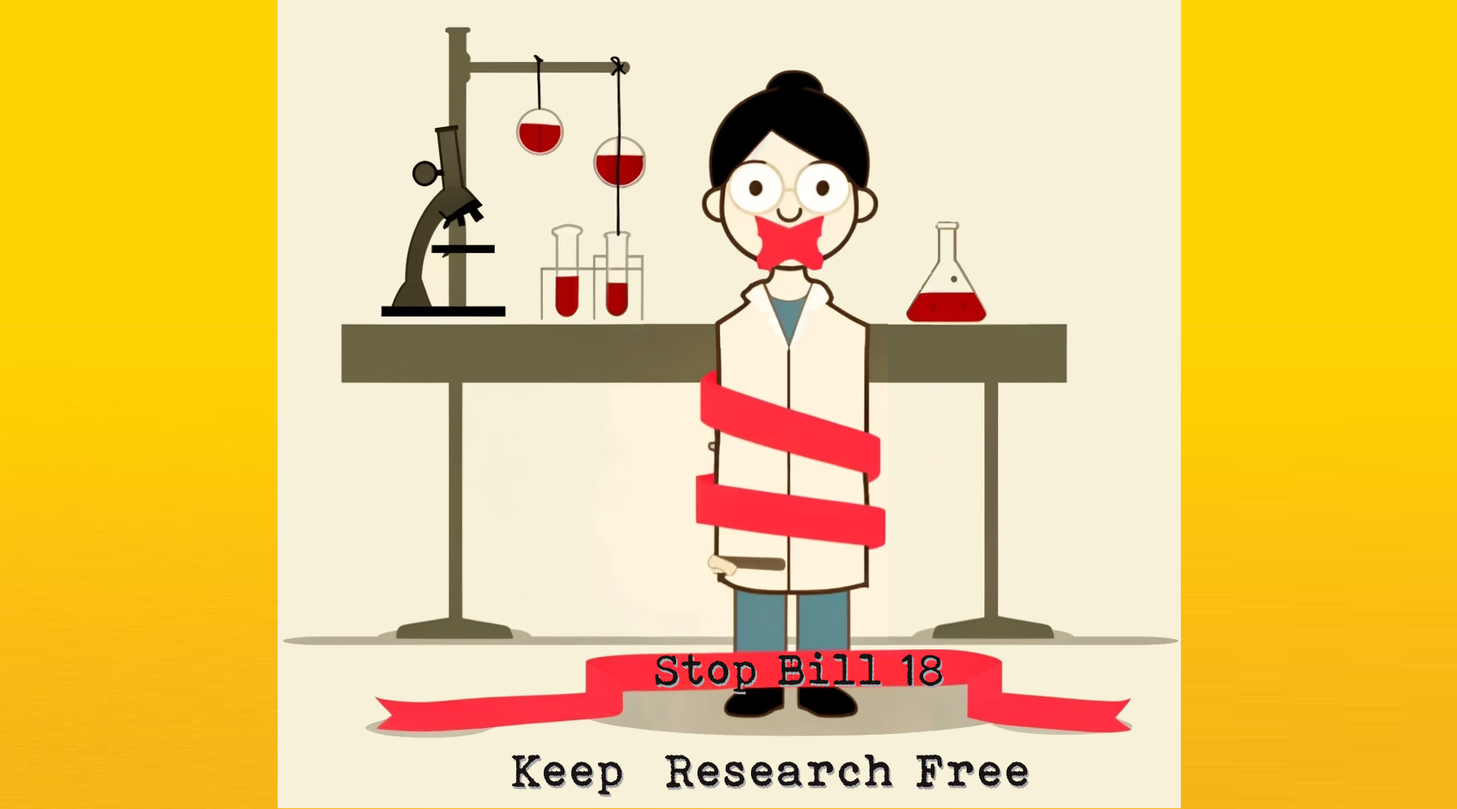
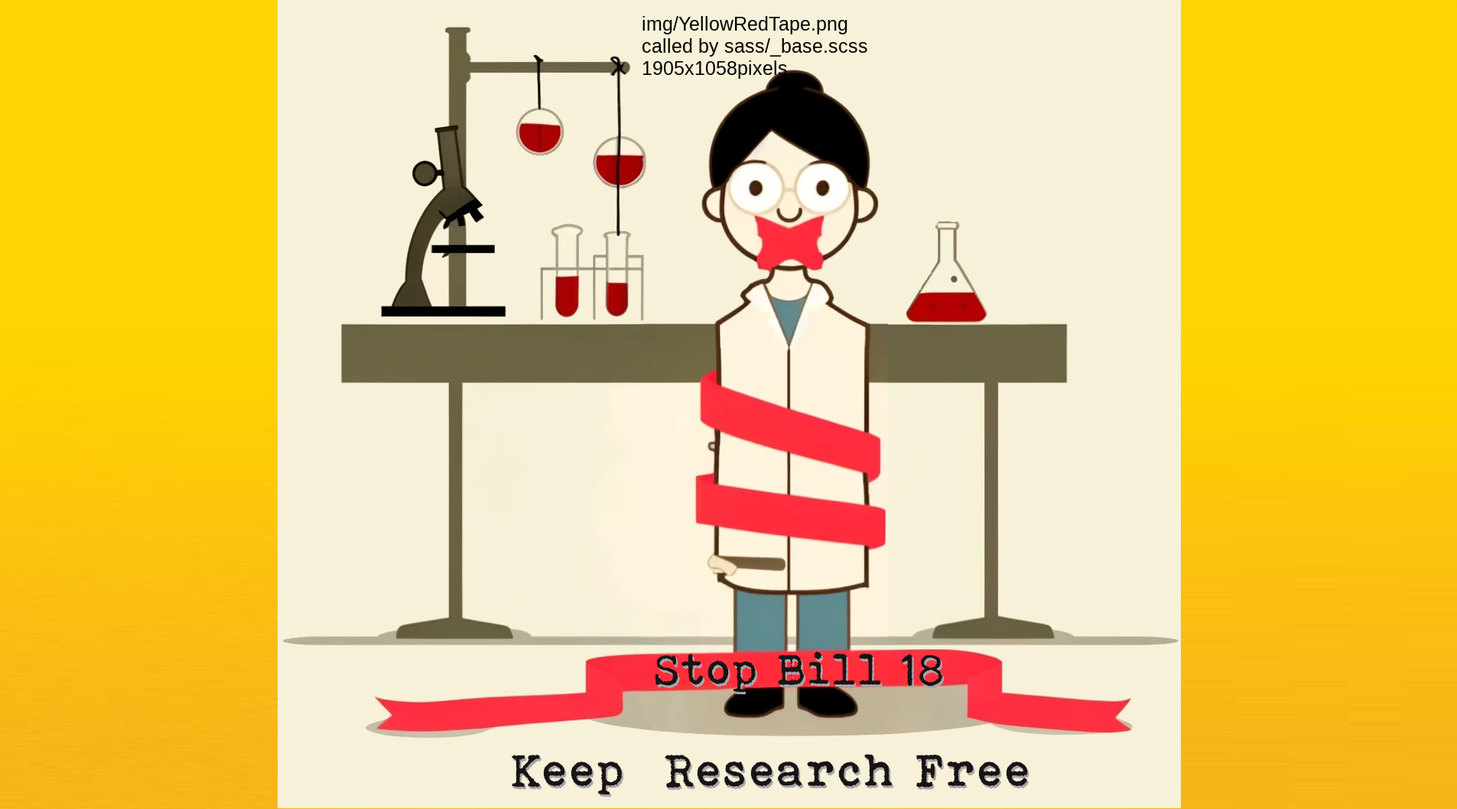
The second 1457 × 809 image is a revision of the first. Changes to its layers:
added layer "img/YellowRedTape.png ..." above "Kill-Bill-Vol-1.jpg" over (642, 16, 868, 79)
